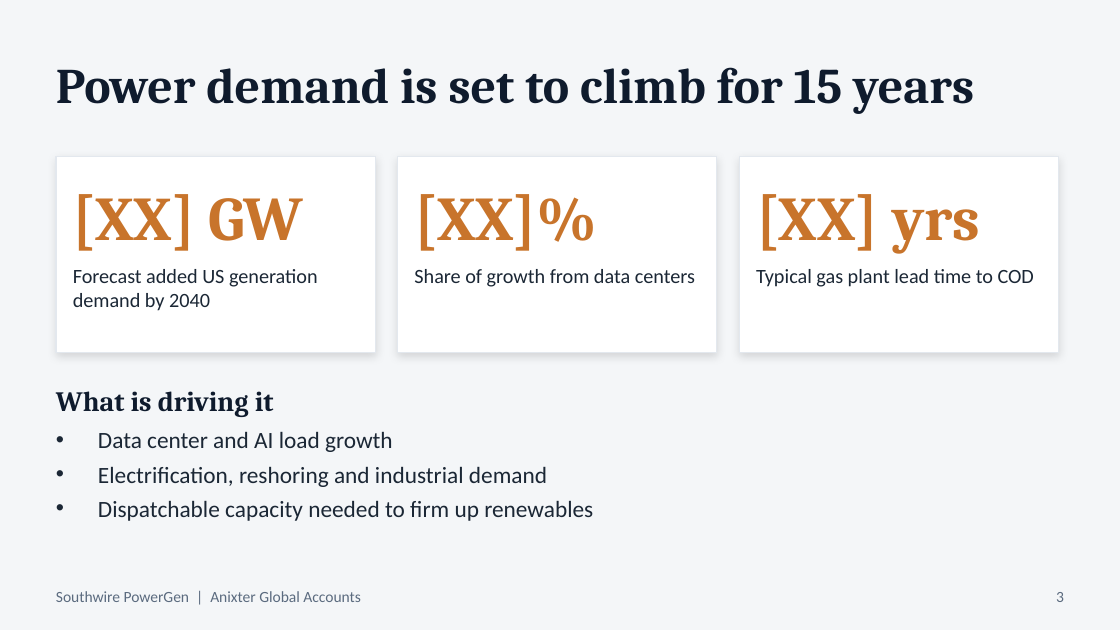
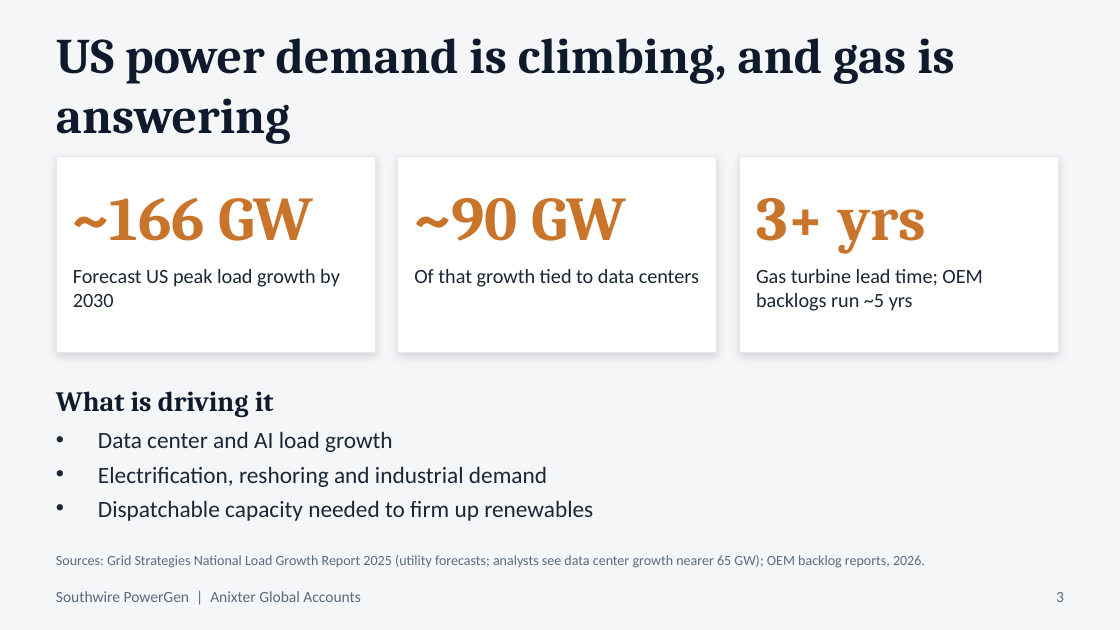
Before and after one commit to shardt87/ln, a slide deck: slide 3 of presentations/Anixter_PowerGen_Presentation_DRAFT.pptx. Drawn at 1120x630 pixels with LibreOffice and Linux fonts; fonts in the diff are those of the drawing. Boxes give left, top, right and bottom in pixels: in the first picture for what was removed or moved away, otherwise in the second. Text is boxed around its words. In the diff, an @@ line names an element or a change of style, - is before the commit and + after.

```diff
--- a/presentations/Anixter_PowerGen_Presentation_DRAFT.pptx
+++ b/presentations/Anixter_PowerGen_Presentation_DRAFT.pptx
@@ text at box(56, 38, 954, 144): text changed @@
-Power demand is set to climb for 15 years
+US power demand is climbing, and gas is answering
@@ text at box(73, 198, 314, 241): text changed @@
-[XX] GW
+~166 GW
@@ text at box(414, 198, 626, 241): text changed @@
-[XX]%
+~90 GW
@@ text at box(756, 198, 926, 254): text changed @@
-[XX] yrs
+3+ yrs
@@ text at box(73, 269, 340, 307): text changed @@
-Forecast added US generation demand by 2040
+Forecast US peak load growth by 2030
@@ text at box(414, 269, 699, 287): text changed @@
-Share of growth from data centers
+Of that growth tied to data centers
@@ text at box(756, 269, 982, 311): text changed @@
-Typical gas plant lead time to COD
+Gas turbine lead time; OEM backlogs run ~5 yrs
@@ text added at box(56, 555, 925, 568), 9 pt, text #5B6B7F @@
+Sources: Grid Strategies National Load Growth Report 2025 (utility forecasts; analysts see data center growth nearer 65 GW); OEM backlog reports, 2026.
```
Also in this commit, not shown: 1 other slide changed.
